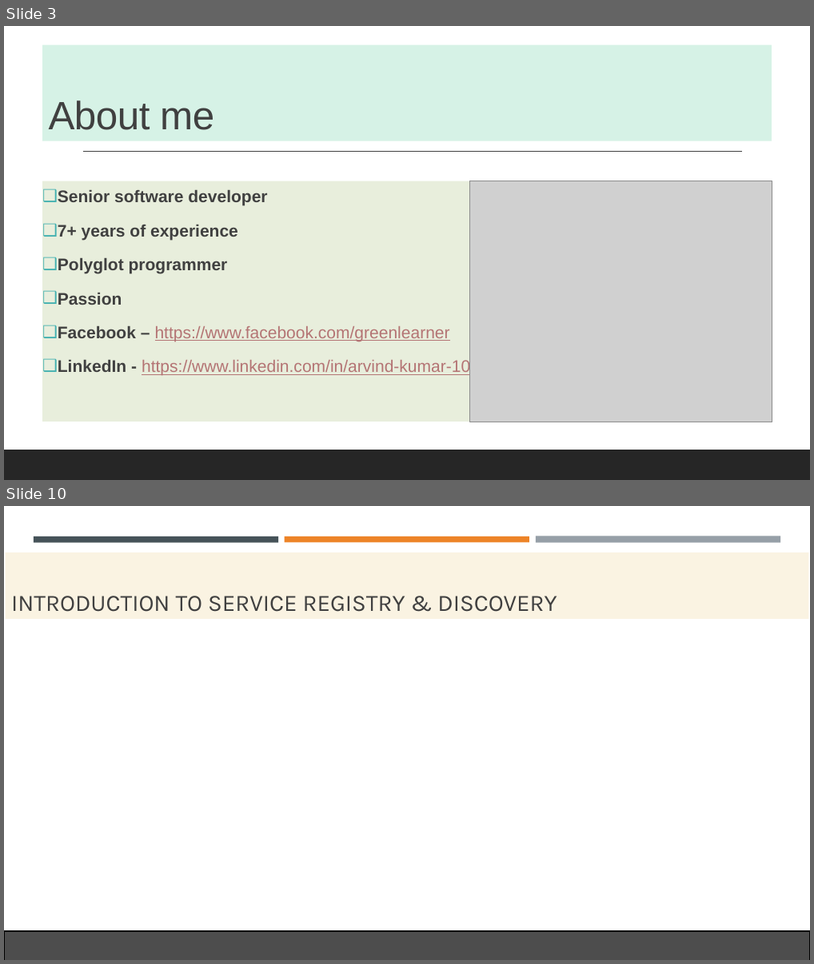
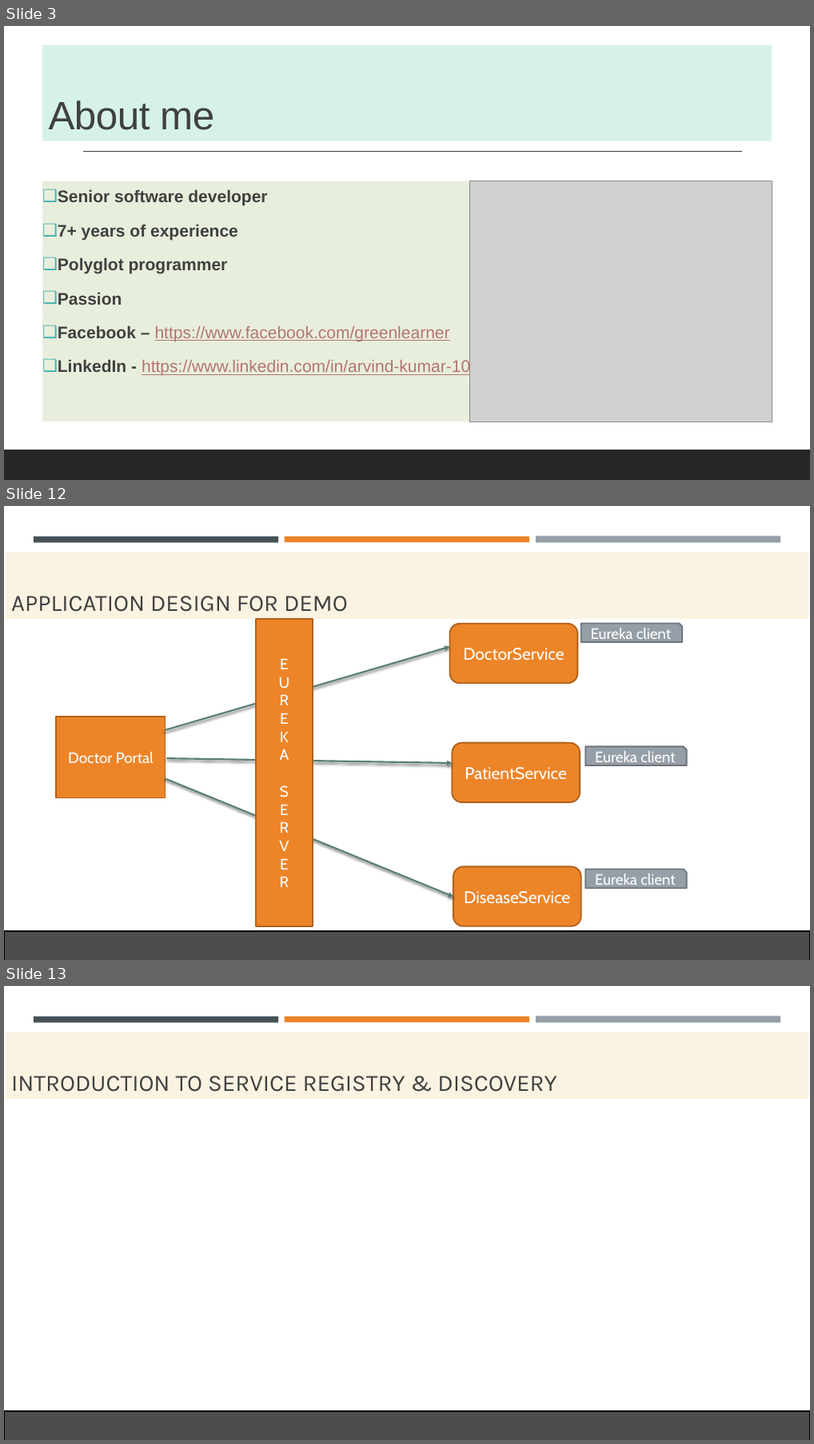
Before and after one commit to codefarm0/Service-Registry-And-Discovery-Eureka, a slide deck: SERVICE registry and discovery.pptx. Shown one above the other, each under a label of ours: slides 3 and 10 before the commit, slides 3, 12 and 13 after it; the slides between them are not shown. The pictures are 814x964 and 814x1444 pixels, drawn with LibreOffice and Linux fonts; fonts in the diff are those of the drawing; grey boxes stand for pictures. Boxes give left, top, right and bottom in pixels: in the first picture for what was removed or moved away, otherwise in the second. Text is boxed around its words. In the diff, an @@ line names an element or a change of style, - is before the commit and + after.

```diff
--- a/SERVICE registry and discovery.pptx
+++ b/SERVICE registry and discovery.pptx
@@ slide 12 added at bbox=[4, 506, 810, 960], background #FFFFFF; not listed: 3 template elements that a slide beside it also shows @@
@@ title added at bbox=[6, 552, 809, 619], fill #FAF3E2, 28 pt, text #404040 @@
+APPLICATION DESIGN FOR DEMO
@@ rectangle added at bbox=[256, 619, 313, 926], fill #ED8428, outline #AF621E 1.75 pt, 18 pt, text #FFFFFF @@
+E
+U
+R
+E
+K
+A
+S
+E
+R
+V
+E
+R
@@ rounded rectangle added at bbox=[450, 624, 578, 683], fill #ED8428, outline #AF621E 1.75 pt, 20 pt, text #FFFFFF @@
+DoctorService
@@ snip rect added at bbox=[582, 624, 682, 642], fill #969FA7, outline #6F767C 1.75 pt, 18 pt, text #FFFFFF @@
+Eureka client
@@ arrow added from (166, 730) to (450, 646), #5A8071 2 pt @@
@@ rectangle added at bbox=[56, 716, 165, 797], fill #ED8428, outline #AF621E 1.75 pt, 18 pt, text #FFFFFF @@
+Doctor Portal
@@ rounded rectangle added at bbox=[452, 743, 580, 802], fill #ED8428, outline #AF621E 1.75 pt, 20 pt, text #FFFFFF @@
+PatientService
@@ arrow added from (167, 758) to (452, 763), #5A8071 2 pt @@
@@ snip rect added at bbox=[586, 746, 687, 765], fill #969FA7, outline #6F767C 1.75 pt, 18 pt, text #FFFFFF @@
+Eureka client
@@ arrow added from (165, 778) to (454, 896), #5A8071 2 pt @@
@@ rounded rectangle added at bbox=[454, 867, 581, 926], fill #ED8428, outline #AF621E 1.75 pt, 20 pt, text #FFFFFF @@
+DiseaseService
@@ snip rect added at bbox=[586, 869, 687, 888], fill #969FA7, outline #6F767C 1.75 pt, 18 pt, text #FFFFFF @@
+Eureka client
@@ rectangle added at bbox=[4, 931, 810, 960], fill #4D4D4D, outline #000000 1.75 pt @@
@@ what was slide 10 is now slide 13 @@
```
Also in this commit, not shown: 5 slides changed, 3 other slides added, 1 slide removed, 54 other files.
